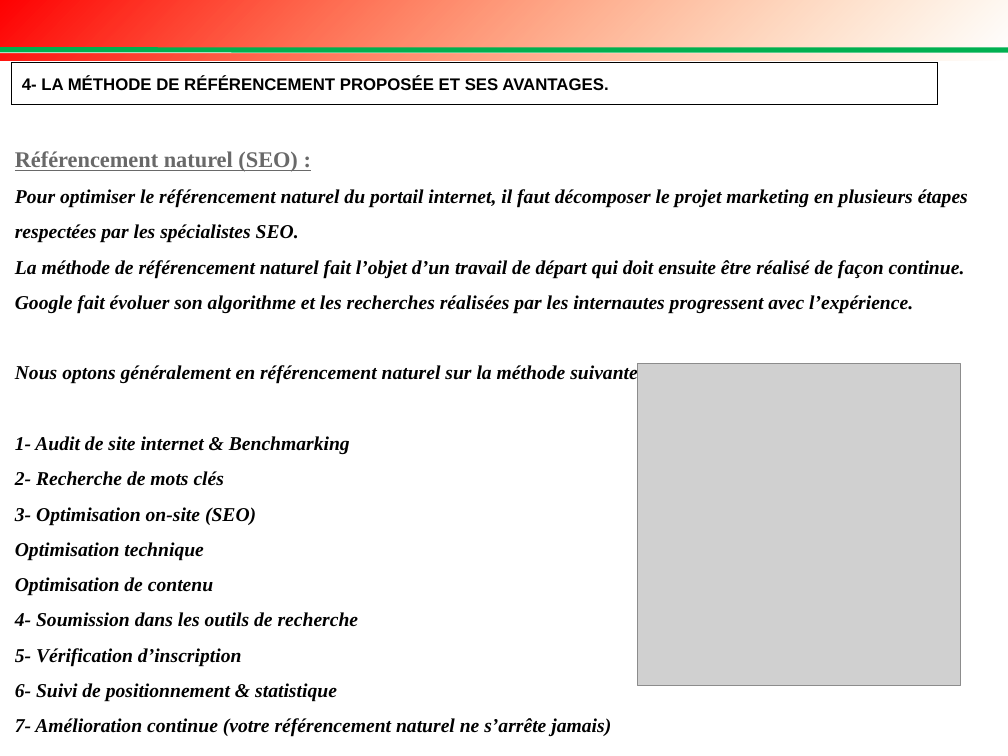
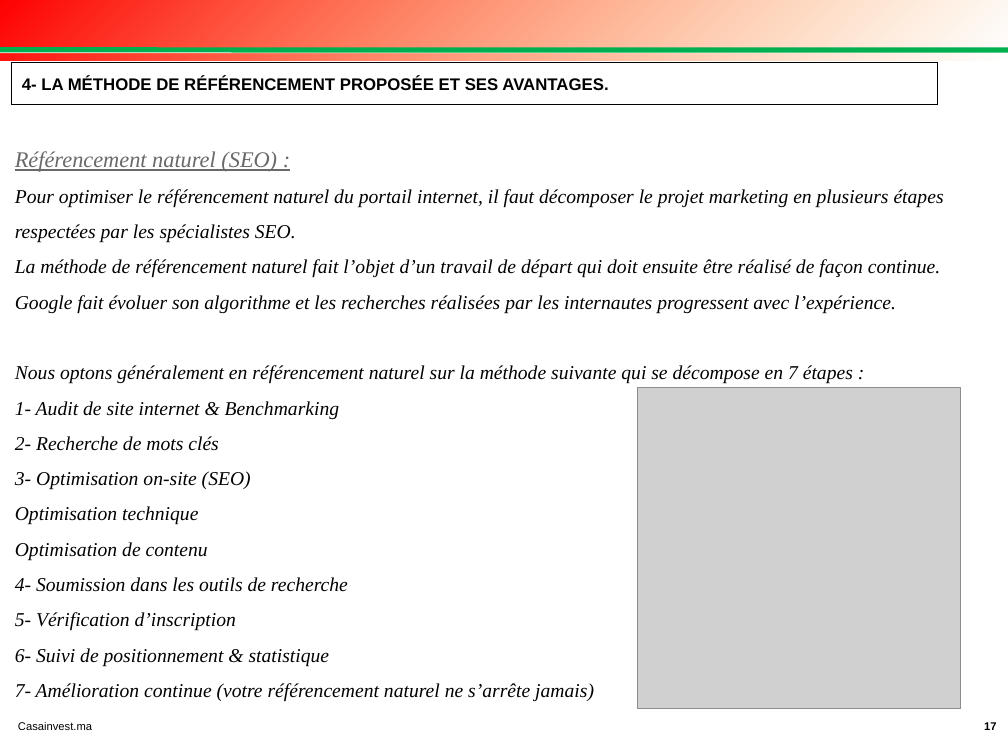
Before and after one commit to achafak/casainvest, a slide deck: slide 17 of DOSSIER TECHNIQUE AO CRI.pptx. Drawn at 1008x756 pixels with LibreOffice and Linux fonts; fonts in the diff are those of the drawing; grey boxes stand for pictures; background and template pictures are left out. Boxes give left, top, right and bottom in pixels: in the first picture for what was removed or moved away, otherwise in the second. Text is boxed around its words. In the diff, an @@ line names an element or a change of style, - is before the commit and + after.

Commit message:
veille soumission

```diff
--- a/DOSSIER TECHNIQUE AO CRI.pptx
+++ b/DOSSIER TECHNIQUE AO CRI.pptx
@@ text "Référencement naturel (SEO) :" at (15,151,944,702): bold off; italic on in "Référencement naturel (SEO) :" @@
@@ picture: place and size @@
-picture at (638,364,961,685)
+picture at (638,388,961,710)
```
Also in this commit, not shown: 13 other slides changed, 5 slides added, 20 slides removed, 28 other files.
